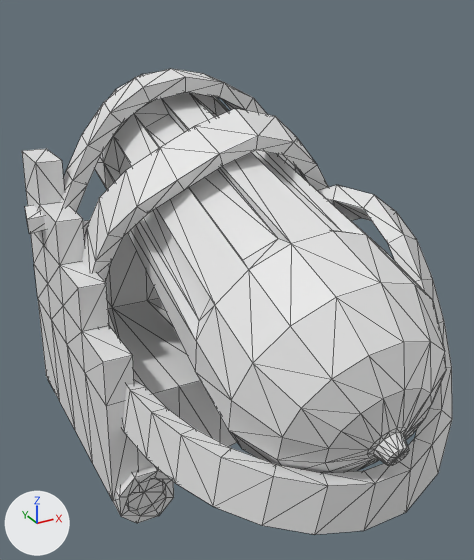
The OBJ model Game/res/assets/models/cannon.obj as it was, and as the next commit left it.
Camera for both pictures: a 50 mm camera at (-1.83, -3.65, 2.99) aimed at (0.0, -0.31, 1.32). Arrows for +X, +Y and +Z are at lower left; the lights stay in place. Mesh edges are drawn as thin lines. Where no turn or scale is listed for an object, it has been applied to the vertices. Vertices at the same position are counted once.

Names of what the first picture shows: 'cannon'.
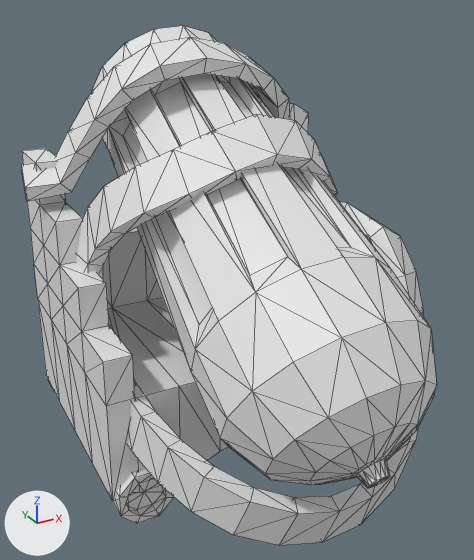
Location of each change, [x1, y1, x2, y2] in pixels of the pictures (474 x 560 px; the box of a moved part takes in the faces that stretch with it):
'cannon', reshaped (12% taller)
    before: [22, 69, 452, 534]
    after: [22, 26, 437, 545]
part 1 of me_cannon, moved or reshaped
    before: [25, 69, 452, 534]
    after: [22, 37, 424, 545]
part 2 of me_cannon, moved or reshaped
    before: [95, 72, 446, 472]
    after: [92, 26, 437, 488]

What the commit changed:
me_cannon has 674 vertices, 1264 faces and spans x -1.07..1.25, y -1.85..1.21, z 0.01..2.52.
me_cannon is used by ob_cannon; location (0.0, 0.0, 0.0).
me_cannon part 1: the loose piece of 212 vertices spanning x -1.07..1.25, y -1.77..0.96, z 0.51..2.52 is turned 16.1 degrees about the x axis through its middle, then moved by (0.0, 0.0, -0.02).
me_cannon part 2: the loose piece of 210 vertices spanning x -0.59..0.66, y -1.85..1.21, z 0.57..2.48 is turned 12.2 degrees about the x axis through its middle, then moved by (0.0, -0.04, 0.08).
